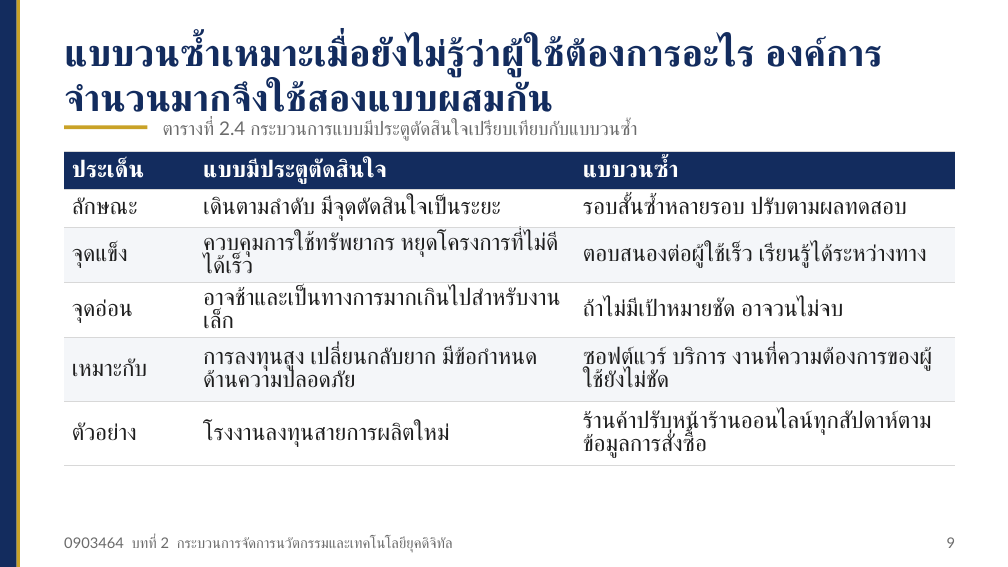
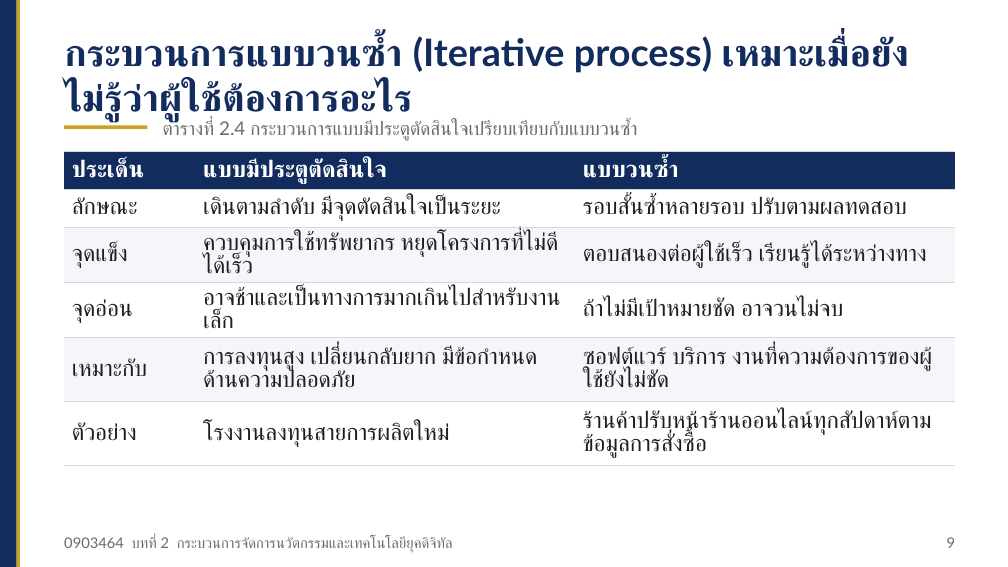
Before and after one commit to Aj-Warawut/academic-web-teaching, a slide deck: slide 9 of ci/files/ci_0903464_บทที่02_สไลด์.pptx. Drawn at 1008x567 pixels with LibreOffice and Linux fonts; fonts in the diff are those of the drawing. Boxes give left, top, right and bottom in pixels: in the first picture for what was removed or moved away, otherwise in the second. Text is boxed around its words. In the diff, an @@ line names an element or a change of style, - is before the commit and + after.

```diff
--- a/ci/files/ci_0903464_บทที่02_สไลด์.pptx
+++ b/ci/files/ci_0903464_บทที่02_สไลด์.pptx
@@ text at (64, 36, 887, 122): text changed @@
-แบบวนซ้ำเหมาะเมื่อยังไม่รู้ว่าผู้ใช้ต้องการอะไร องค์การจำนวนมากจึงใช้สองแบบผสมกัน
+กระบวนการแบบวนซ้ำ (Iterative process) เหมาะเมื่อยังไม่รู้ว่าผู้ใช้ต้องการอะไร
```
Also in this commit, not shown: 23 other slides changed, 1 slide added, 25 other files.
